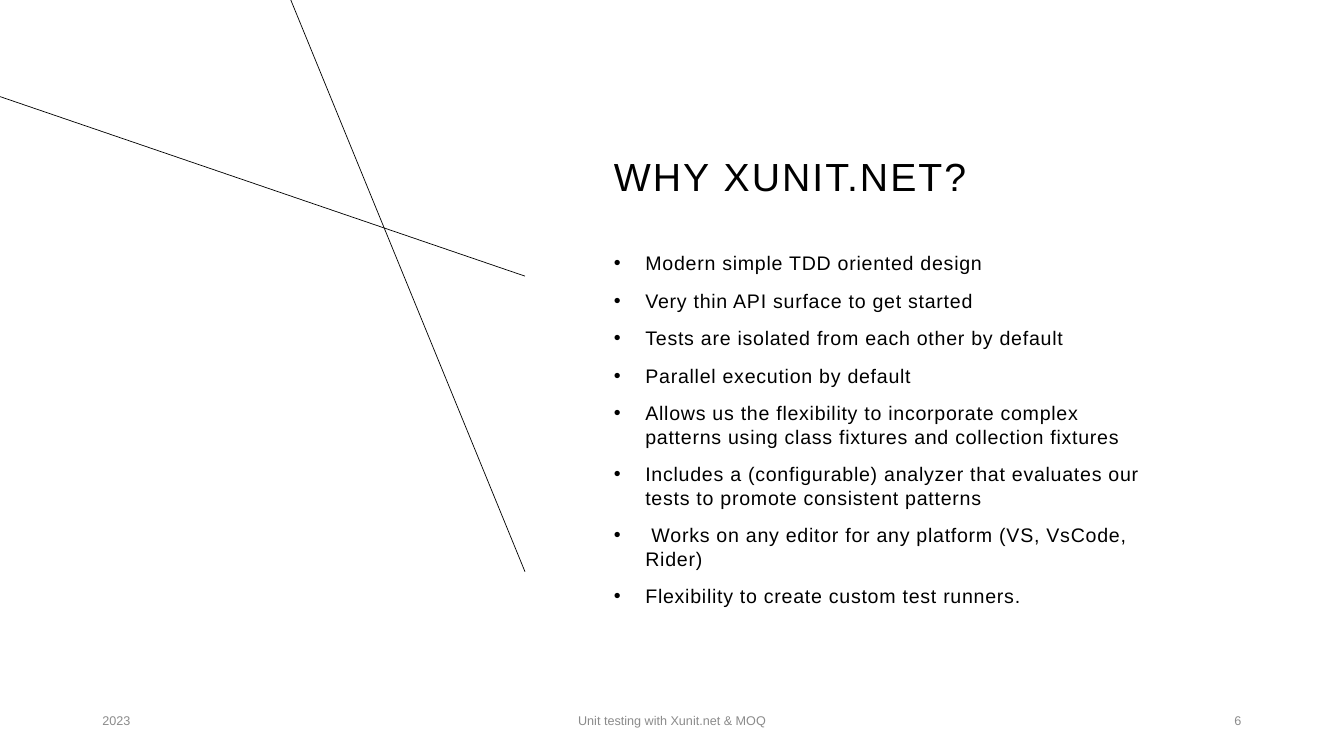
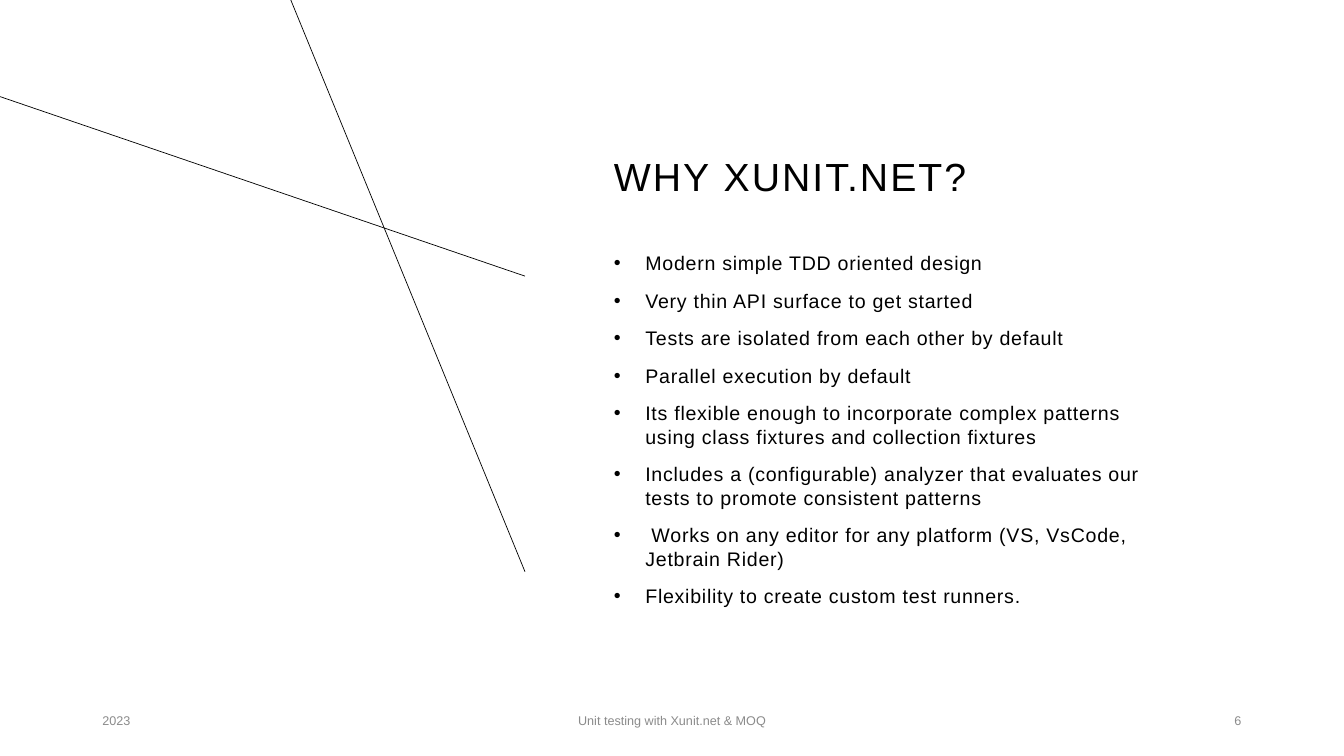
Before and after one commit to rysjones/XUnitPresentation, a slide deck: slide 6 of Presentation/Unit Testing with Xunit - Moq.pptx. Drawn at 1344x756 pixels with LibreOffice and Linux fonts; fonts in the diff are those of the drawing. Boxes give left, top, right and bottom in pixels: in the first picture for what was removed or moved away, otherwise in the second. Text is boxed around its words. In the diff, an @@ line names an element or a change of style, - is before the commit and + after.

```diff
--- a/Presentation/Unit Testing with Xunit - Moq.pptx
+++ b/Presentation/Unit Testing with Xunit - Moq.pptx
@@ text at bbox=[645, 405, 1119, 448]: text changed @@
-• Allows us the flexibility to incorporate complex patterns using class fixtures and collection fixtures
+• Its flexible enough to incorporate complex patterns using class fixtures and collection fixtures
@@ text at bbox=[645, 527, 1126, 570]: text changed @@
-• Works on any editor for any platform (VS, VsCode, Rider)
+• Works on any editor for any platform (VS, VsCode, Jetbrain Rider)
```
Also in this commit, not shown: 2 other slides changed.
